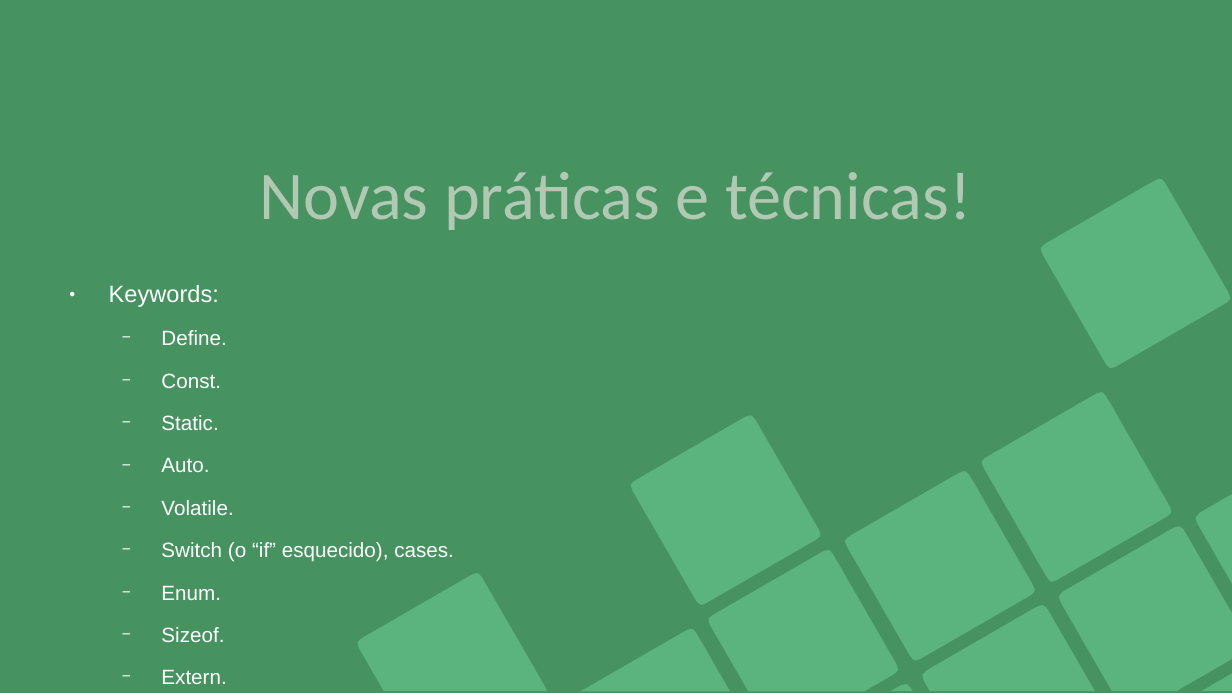
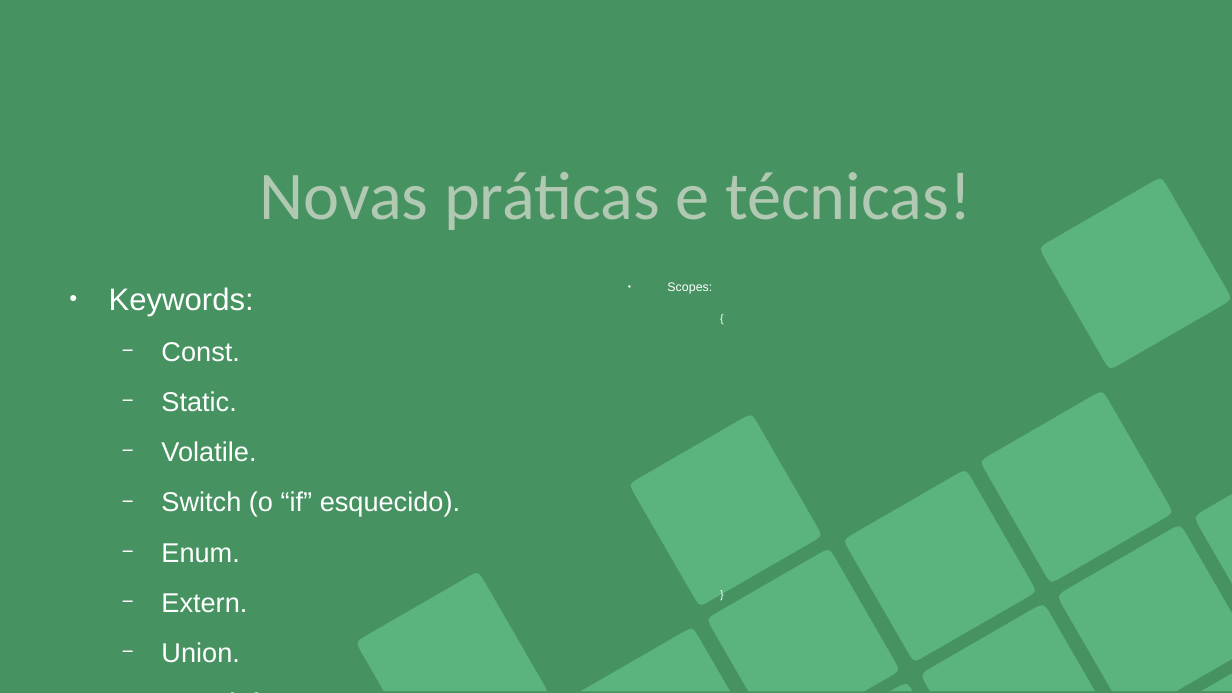
Before and after one commit to Joao-Peterson/Workshop_C, a slide deck: slide 19 of material_visual/Workshop_C_intermediario.odp. Drawn at 1232x693 pixels with LibreOffice and Linux fonts; fonts in the diff are those of the drawing. Boxes give left, top, right and bottom in pixels: in the first picture for what was removed or moved away, otherwise in the second. Text is boxed around its words. In the diff, an @@ line names an element or a change of style, - is before the commit and + after.

```diff
--- a/material_visual/Workshop_C_intermediario.odp
+++ b/material_visual/Workshop_C_intermediario.odp
@@ text at [109,287,460,663]: paragraph added @@
+  − Typedef
@@ text at [109,287,256,663]: size 15.2 to 20 pt in "Keywords:"; size 13.3 to 17.5 pt in "Const.", "Static.", "Volatile.", "Enum." and 2 more places @@
@@ text added at [667,282,712,294], 8 pt, text #FFFFFF @@
+● Scopes:
+  {
+  }
@@ text at [161,330,226,345]: paragraph removed @@
-  − Define.
@@ text at [161,458,209,472]: paragraph removed @@
-  − Auto.
@@ text at [161,491,460,516]: text changed; size 13.3 to 17.5 pt @@
-  − Switch (o “if” esquecido), cases.
+  − Switch (o “if” esquecido).
@@ text at [161,627,224,642]: paragraph removed @@
-  − Sizeof.
```
Also in this commit, not shown: 2 other slides changed, 11 other files.
